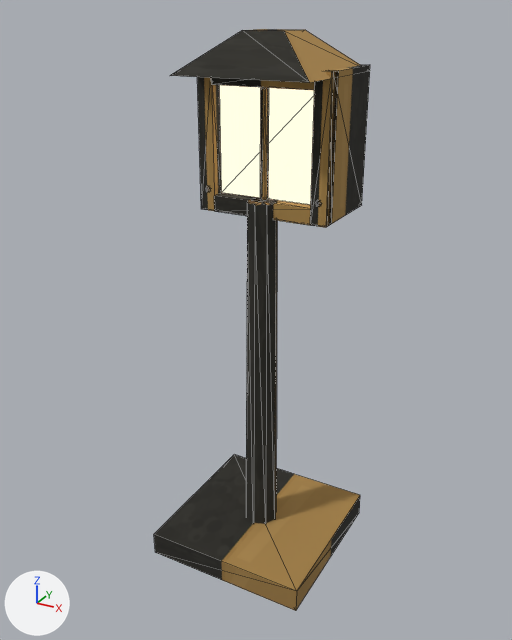
The glTF model assets/environment/outdoor/props/models/lamp_stand.glb: old version first, new version second.
Before and after are seen from a 50 mm camera at (0.607, -1.128, 1.084) aimed at (-0.01, -0.006, 0.523). The axes (+X, +Y, +Z) are drawn at lower left. The lights are the same throughout. The older version comes first. Mesh edges are drawn as thin lines. Vertices at exactly the same position are counted once.

Names of what the first picture shows: 'outdoor_lamp_stand'.
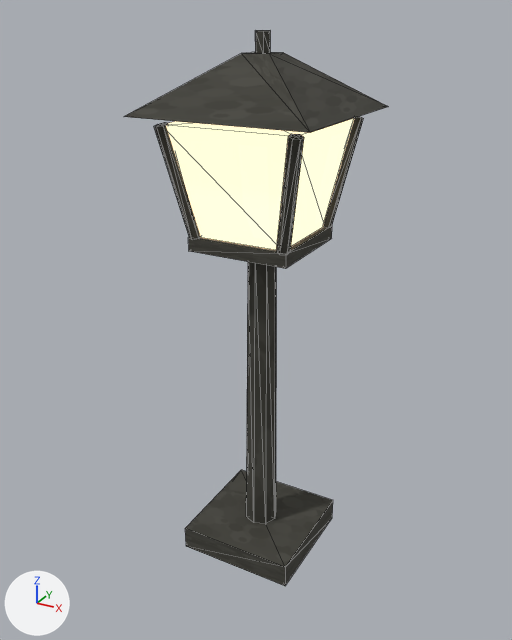
Edits to the bpy script that builds the scene:
```text
Add mat_lantern_amber:
    mat_lantern_amber = bpy.data.materials.new('lantern_amber')
    # colours: beige #ffebc8, mixed with the vertex colours
    # uses the picture img_outdoor_lamp_stand_diffuse
Change me_outdoor_lamp_stand:
    used by ob_outdoor_lamp_stand; location = (0.0, 0.0, 0.0)
    verts and faces of me_outdoor_lamp_stand; kept vertices keep their numbers, new ones are numbered from 118
    before: 28 (0.13, 0.17, 0.73) at pixel (361, 205), 29 (0.13, 0.0, 0.99) at pixel (333, 71), 30 (0.13, 0.0, 0.73) at pixel (326, 226), 31 (0.13, 0.17, 0.99) at pixel (370, 64), 32 (-0.13, 0.0, 0.73) at pixel (202, 208)
    before: 33 (-0.13, 0.17, 0.99), 34 (-0.13, 0.17, 0.73), 35 (-0.13, 0.0, 0.99)
    remove me_outdoor_lamp_stand.from_pydata(...)  # 118 vertices, 192 faces; spans x -0.17..0.17, y -0.17..0.17, z 0.0..1.05
    add me_outdoor_lamp_stand.from_pydata(...)  # 119 vertices, 208 faces; spans x -0.17..0.17, y -0.17..0.17, z 0.0..1.05
    me_outdoor_lamp_stand part 1: a new loose piece, a box spanning x -0.122..0.122, y -0.122..0.122, z 0.0..0.05, in mat_lamp_metal
    me_outdoor_lamp_stand part 2: the loose piece of 20 vertices spanning x -0.035..0.035, y -0.035..0.035, z 0.04..0.76 is scaled about its middle by (0.976, 0.976, 0.879), then moved by (0.0, 0.0, -0.033)
    me_outdoor_lamp_stand part 3: a new loose piece, a box spanning x -0.099..0.099, y -0.099..0.099, z 0.677..0.703, in mat_lamp_metal
    me_outdoor_lamp_stand part 4: the loose piece of 10 vertices spanning x -0.13..0.13, y -0.09..0.17, z 0.98..1.05 is rebuilt with 25 vertices and now spans x -0.17..0.17, y -0.17..0.17, z 0.919..1.05
    me_outdoor_lamp_stand part 5: a new loose piece of 58 vertices spanning x -0.137..0.137, y -0.139..0.139, z 0.7..0.907
    me_outdoor_lamp_stand part 6: 7 loose pieces with 80 vertices, spanning x -0.17..0.17, y -0.17..0.17, z 0.0..0.99, are deleted
    me_outdoor_lamp_stand part 7
    add delete_vertices([*range(28, 36)])  # with the faces that use them
    remove me_outdoor_lamp_stand.materials.append(mat_lamp_pane)
    add me_outdoor_lamp_stand.materials.append(mat_lantern_amber)
```

Boxes [x1, y1, x2, y2] around the edits, measured in the pictures (512 x 640 px; the box of a moved part takes in the faces that stretch with it):
'outdoor_lamp_stand', reshaped (22% wider)
    before: [154, 29, 370, 611]
    after: [124, 30, 388, 586]
part 1 of me_outdoor_lamp_stand, added
    after: [185, 470, 333, 586]
part 2 of me_outdoor_lamp_stand, moved or reshaped
    before: [246, 198, 277, 524]
    after: [246, 262, 276, 524]
part 3 of me_outdoor_lamp_stand, added
    after: [188, 227, 332, 269]
part 4 of me_outdoor_lamp_stand, rebuilt (39% wider, 89% taller)
    before: [170, 29, 360, 83]
    after: [124, 30, 388, 133]
part 5 of me_outdoor_lamp_stand, added
    after: [154, 117, 364, 255]
part 6 of me_outdoor_lamp_stand, deleted
    before: [154, 70, 360, 611]
part 7 of me_outdoor_lamp_stand, deleted
    before: [327, 65, 370, 225]
